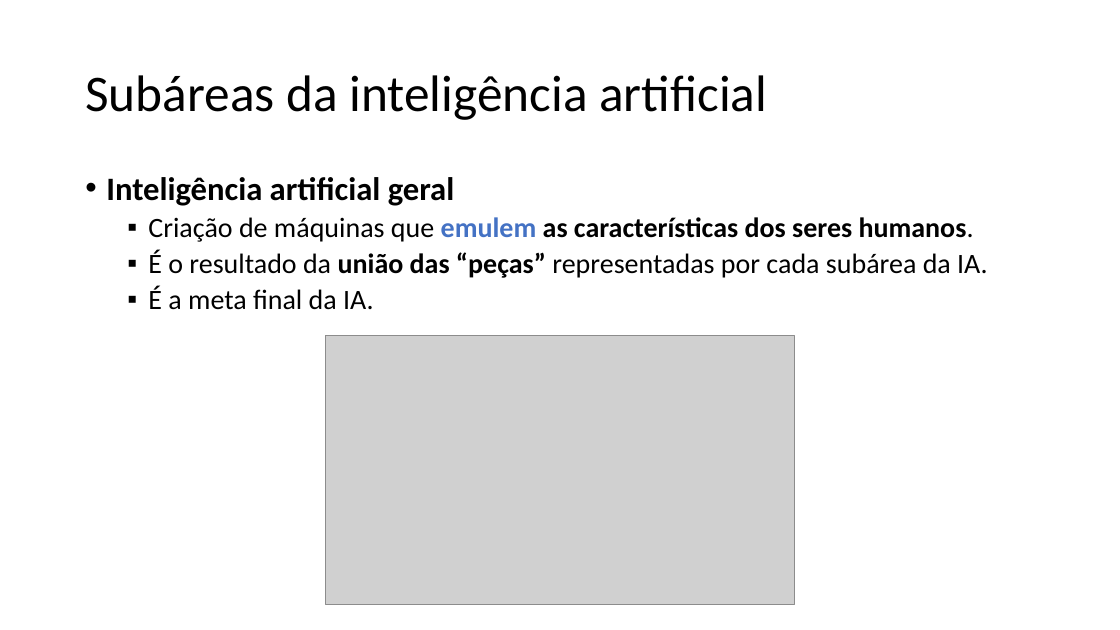
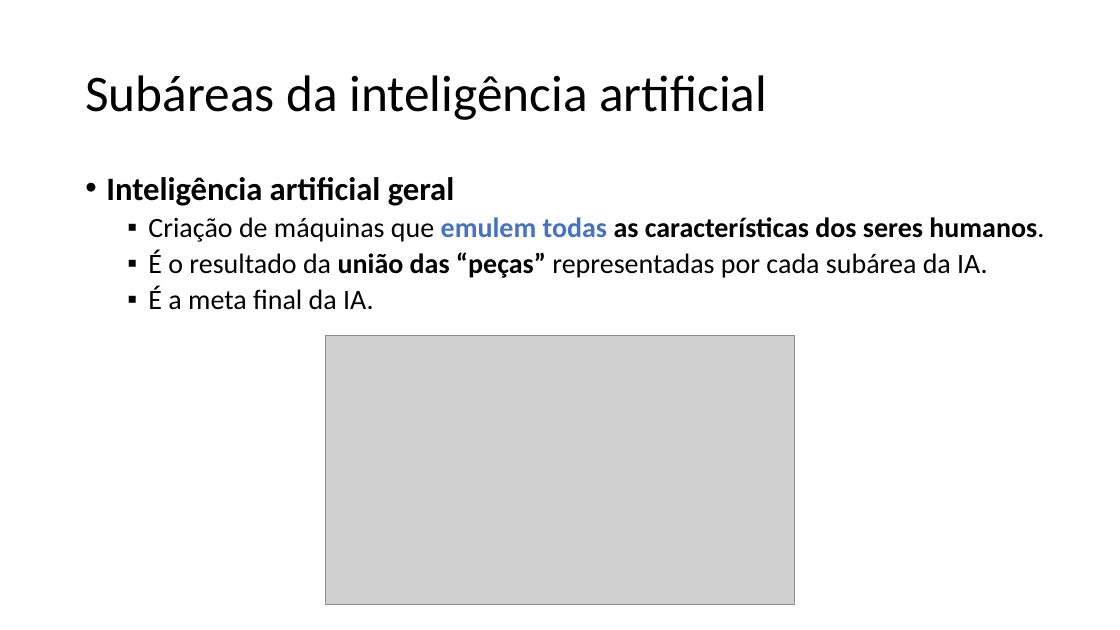
Before and after one commit to zz4fap/c24_inteligencia_artificial, a slide deck: slide 53 of slides/C24_Introdução.pptx (slide 52 before the commit). Drawn at 1120x630 pixels with LibreOffice and Linux fonts; fonts in the diff are those of the drawing; grey boxes stand for pictures. Boxes give left, top, right and bottom in pixels: in the first picture for what was removed or moved away, otherwise in the second. Text is boxed around its words. In the diff, an @@ line names an element or a change of style, - is before the commit and + after.

```diff
--- a/slides/C24_Introdução.pptx
+++ b/slides/C24_Introdução.pptx
@@ text at [148,217,1044,242]: text changed @@
-  ▪ Criação de máquinas que emulem as características dos seres humanos.
+  ▪ Criação de máquinas que emulem todas as características dos seres humanos.
```
Also in this commit, not shown: 7 other slides changed, 1 slide added, 1 other file.
